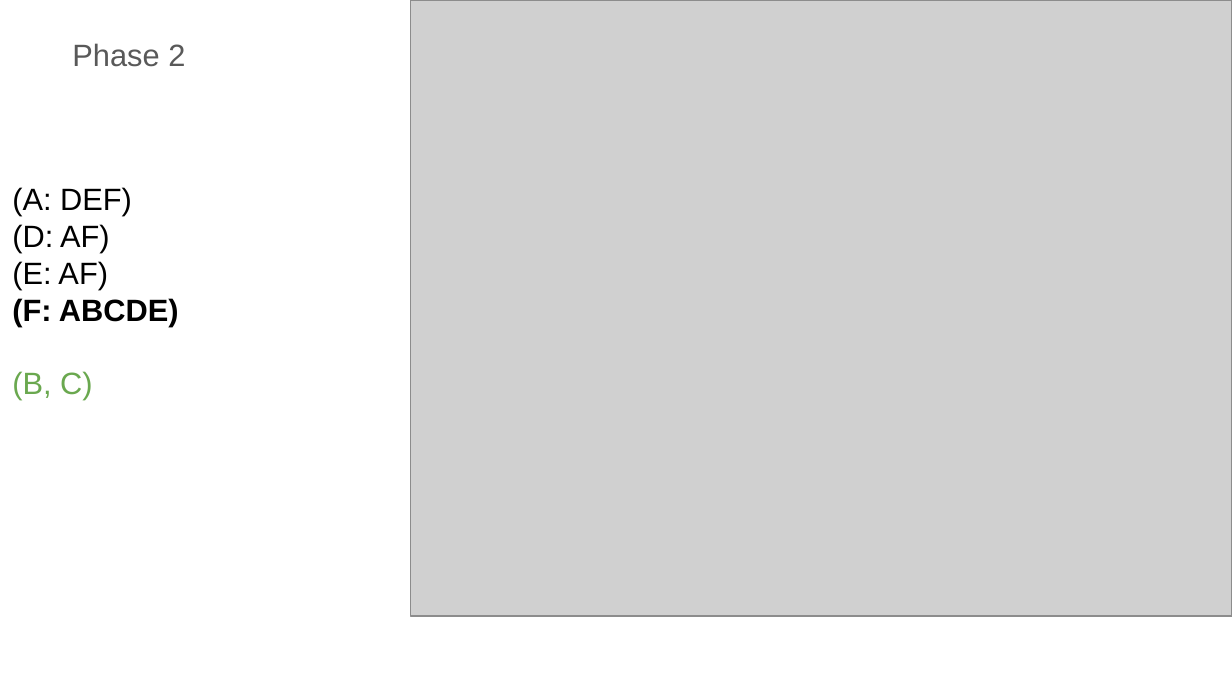
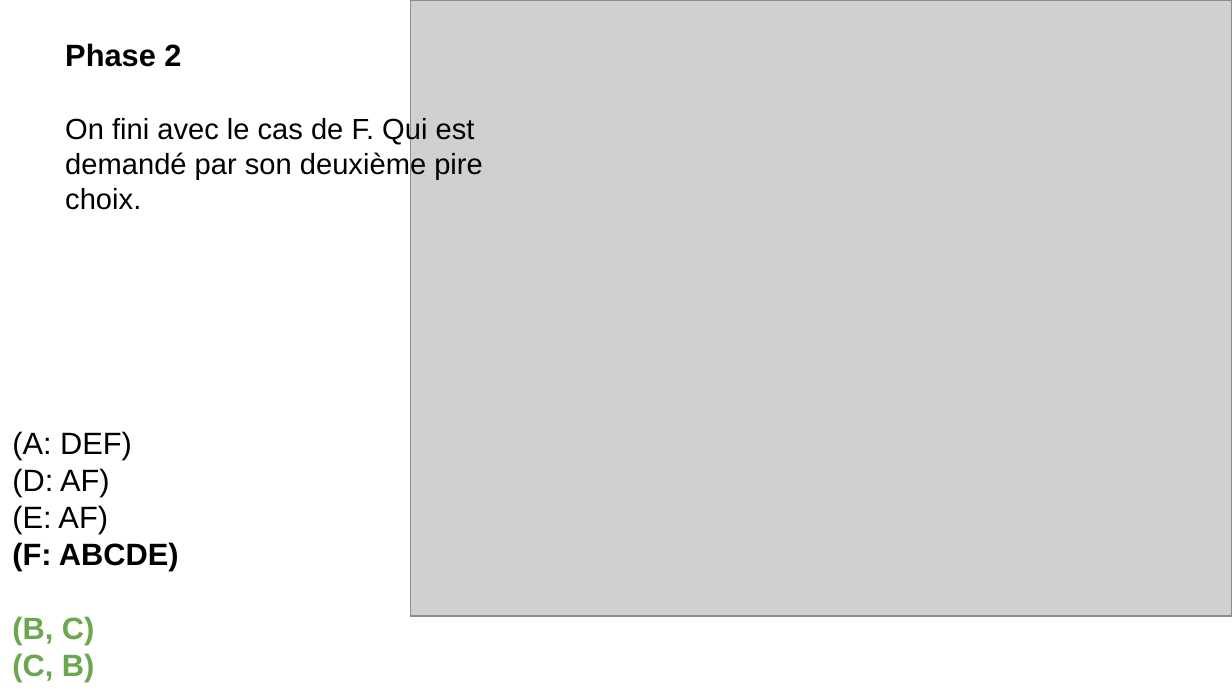
Before and after one commit to karimizerx/stable.roommates.problem, a slide deck: slide 39 of annexe.pptx (slide 36 before the commit). Drawn at 1232x693 pixels with LibreOffice and Linux fonts; fonts in the diff are those of the drawing; grey boxes stand for pictures. Boxes give left, top, right and bottom in pixels: in the first picture for what was removed or moved away, otherwise in the second. Text is boxed around its words. In the diff, an @@ line names an element or a change of style, - is before the commit and + after.

```diff
--- a/annexe.pptx
+++ b/annexe.pptx
@@ text added at [65,43,483,210], 17 pt, text #000000 @@
+Phase 2
+On fini avec le cas de F. Qui est demandé par son deuxième pire choix.
@@ text removed at [72,43,185,67] @@
-Phase 2
@@ text "(A: DEF)": place and size @@
-text "(A: DEF)" at [12,187,179,400]
+text "(A: DEF)" at [12,431,179,682]
@@ text at [12,616,94,645]: bold on in "(B, C)" @@
@@ text at [12,653,94,682]: paragraph added @@
+(C, B)
```
Also in this commit, not shown: 40 other slides changed, 8 slides added, 5 slides removed, 1 other file.
